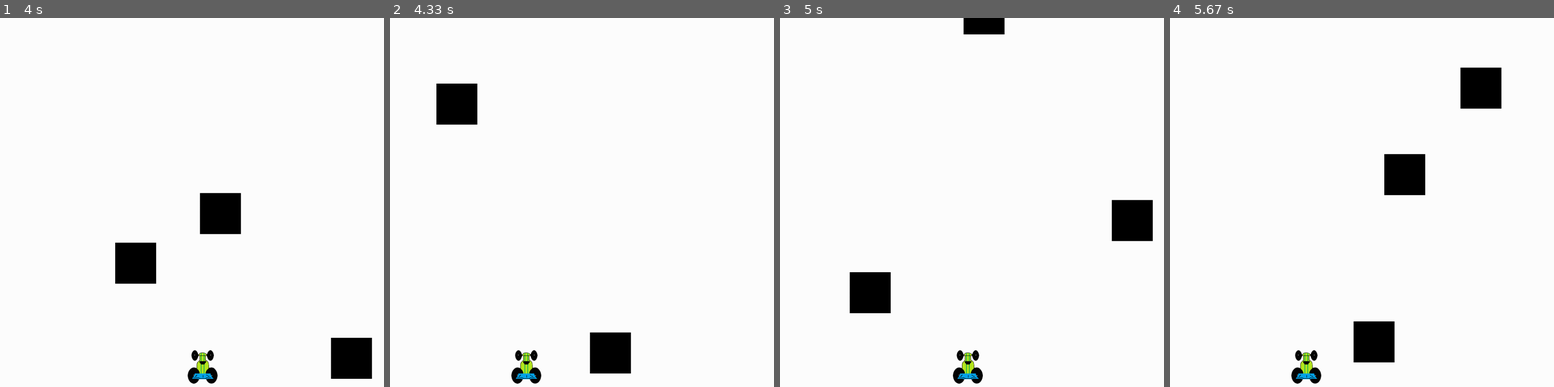
Above: before the commit, frames 1-4 (left to right).
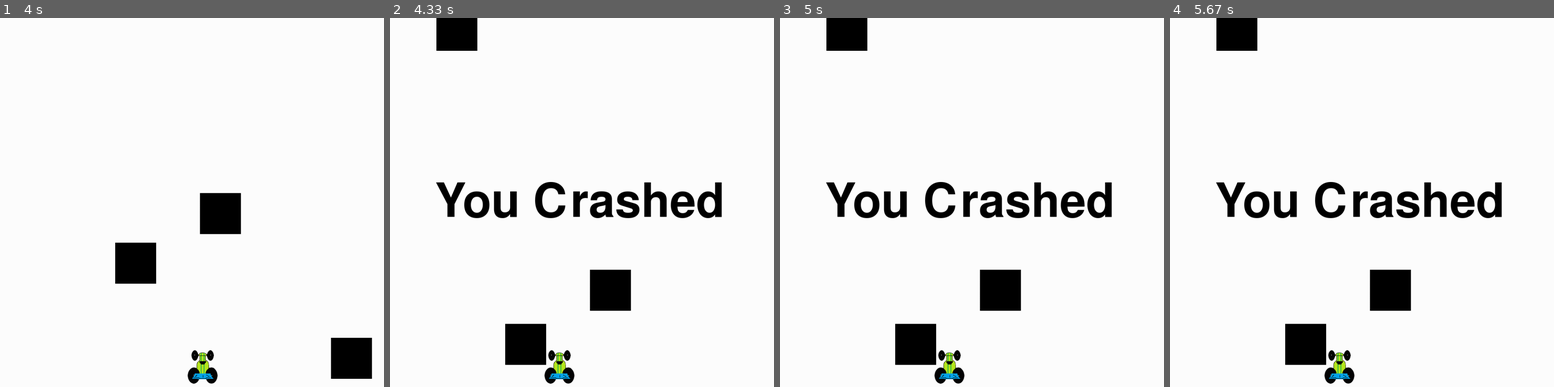
Above: after the commit, the same moments.

Repository: Clarkopus/pygame_test
Game: pygame game, started from pygame_test.py
The game is run twice, just before and just after one commit, with the same random seed, the same clock (stepped at 60 frames per second) and the same inputs.
Inputs:
- Up to frame 1 (4 s): hold Right 1.4-2.03 s; hold Left 2.07-2.53 s; hold Right 2.57-3.03 s; hold Right 3.07-3.53 s; hold Left from 3.57 s (still down)
- Up to frame 2 (4.33 s): release Left at 4.1 s; hold Left from 4.13 s (still down)
- Up to frame 3 (5 s): release Left at 4.53 s; hold Right from 4.57 s (still down)
- Up to frame 4 (5.67 s): release Right at 5.2 s; hold Left from 5.23 s (still down)

Frame 1 is identical in both runs. In frame 2, 9.6% of the frame differs, in the area x 11-87%, y 0-100%; in frame 3, 10%; in frame 4, 11%.

Commit message:
added a player class in entity.py. Moved all init logic into the new class. Removed all init logic from pygame_test.py

Diff:
--- a/entity.py
+++ b/entity.py
@@ -31,3 +31,13 @@
 				print("player crashed into object")
 				did_crash = True
 				return did_crash
+
+class player:
+
+	def __init__ (self, car_image, car_width, car_height,x,y):
+		self.car_image = car_image
+		self.car_width = car_width
+		self.car_height = car_height
+
+	def car(self,gameDisplay,x,y):
+		gameDisplay.blit(self.car_image, (x,y))
--- a/pygame_test.py
+++ b/pygame_test.py
@@ -1,12 +1,3 @@
-'''
-TO DO:
-
-Add a score board and high scores
-Add different modes (easy, medium, hard...)
-Clean code (ie: make classes and functions to make it more moduler)
-Create own assets
-'''
-
 import pygame
 import time
 import random
@@ -27,17 +18,11 @@
 #create a pygame clock to keep track of time
 clock = pygame.time.Clock()
 
-#set carImg to have the location of the race car image
-carImg = pygame.image.load('racecar.png')
-car_width = 73
-car_height = 82
+race_car = entity.player(pygame.image.load('racecar.png'), 73, 82 , display_width*0.45, display_height*0.8)
 #used to place where the car is going to be
 obstacle = entity.squareObject(random.randrange(0,display_width),-600,100,100,20, (0,0,0))
 obstacle2 = entity.squareObject(random.randrange(0,display_width),-600,100,100,17, (0,0,0))
 obstacle3 = entity.squareObject(random.randrange(0,display_width),-600,100,100,18, (0,0,0))
-def car(x,y):
-    gameDisplay.blit(carImg, (x,y))
-
 
 def text_objects(text, font):
     textSurface = font.render(text, True, black)
@@ -48,12 +33,8 @@
     TextSurf, TextRect = text_objects(text, largeText)
     TextRect.center = ((display_width/2),(display_height/2))
     gameDisplay.blit(TextSurf, TextRect)
-
     pygame.display.update()
-
     time.sleep(2)
-
-
  #custom function to create messages on the screen
 def display_message(text_to_display):
 	message_display(text_to_display)
@@ -84,29 +65,19 @@
 				pygame.quit()
 				quit()
 
-			#Check to see if a key is pressed down
 			if event.type == pygame.KEYDOWN:
-				#If a ket is pressed down and it's the left arrow key set x_change to -5
 				if event.key == pygame.K_LEFT:
 					x_change = -9
-				#if a key is pressed down and it's the right arrow ket set x_change to 5
 				elif event.key == pygame.K_RIGHT:
 					x_change = 9
-
-
-				#If the escape key is pressed close the game
 				elif event.key == pygame.K_ESCAPE:
 					pygame.quit()
 					quit()
-			#Check to see if a key is pressed up
 			if event.type == pygame.KEYUP:
-				#If a ket is pressed up and it's either the left arrow key or the right arrow key change x_change to 0
 				if event.key == pygame.K_LEFT or event.key == pygame.K_RIGHT:
 					x_change = 0
-		#Update x with what ever x was and add the value of x_change to it
 		x += x_change
 
-		#Set the object vairables with the ones used above (line 67 - 72)
 		gameDisplay.fill(white)
 
 		obstacle.draw_object_rec(gameDisplay)
@@ -119,22 +90,14 @@
 		obstacle2.respawn_check(obstacle2.objectx, obstacle2.objecty, display_height, display_width)
 		obstacle3.respawn_check(obstacle3.objectx, obstacle3.objecty, display_height, display_width)
 
-		car(x,y)
-
-
-		#If x,  the x cord location of the car, is greater than the width of the screen minus the car width or if x is smaller than 0 then stop it from reaching the end of the screen
-		if x > display_width - car_width or x < 0:
-			x_change = 0
-			if x > display_width - car_width:
-				x = display_width - car_width
-			elif x < 0:
-				x = 0
-
+		race_car.car(gameDisplay,x,y)
 
 		#see if the y axis of the player object and the y axis of the obstacle object cross over
-		if obstacle.check_colision(x,y,car_width) == True:
+		if obstacle.check_colision(x,y,race_car.car_width) == True:
 			crash()
-		if obstacle2.check_colision(x,y,car_width) == True:
+		if obstacle2.check_colision(x,y,race_car.car_width) == True:
+			crash()
+		if obstacle3.check_colision(x,y,race_car.car_width) == True:
 			crash()
 
 		pygame.display.update()
